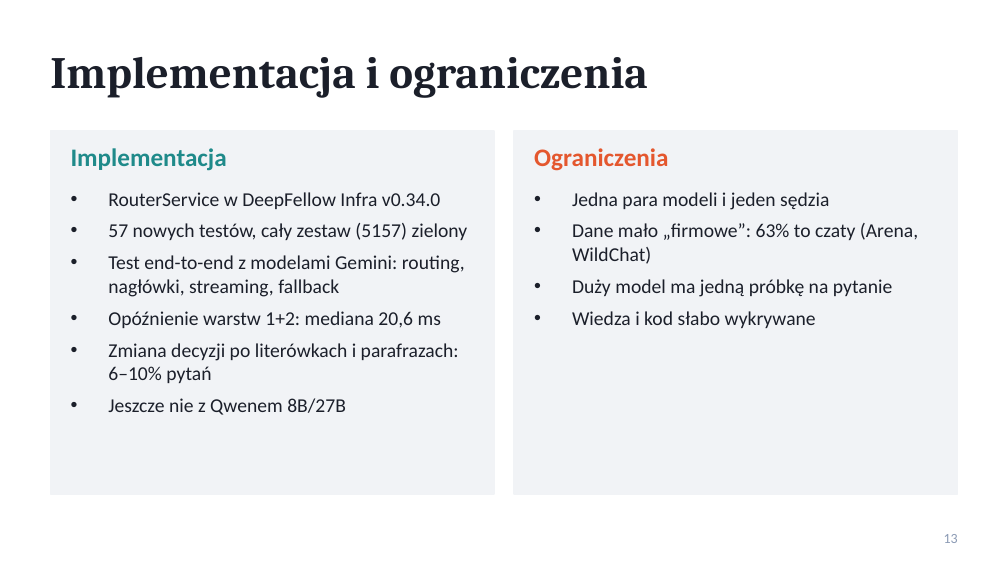
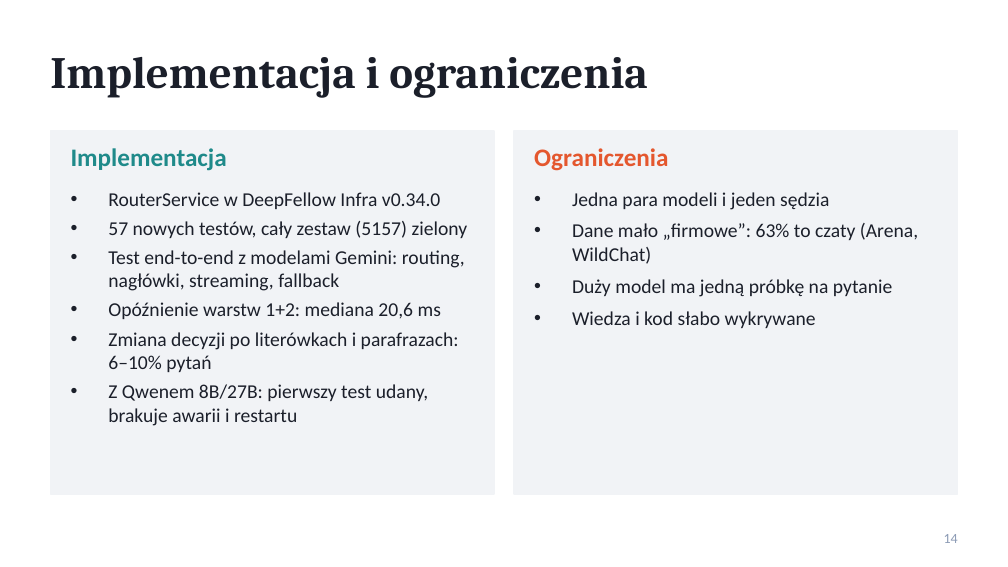
Before and after one commit to philip-melkowski/philip_melkowski_praca_inz, a slide deck: slide 14 of docs/prezentacja_postepy.pptx (slide 13 before the commit). Drawn at 1008x567 pixels with LibreOffice and Linux fonts; fonts in the diff are those of the drawing. Boxes give left, top, right and bottom in pixels: in the first picture for what was removed or moved away, otherwise in the second. Text is boxed around its words. In the diff, an @@ line names an element or a change of style, - is before the commit and + after.

```diff
--- a/docs/prezentacja_postepy.pptx
+++ b/docs/prezentacja_postepy.pptx
@@ text at (108,192,468,372): less space between paragraphs @@
@@ text at (108,384,428,426): text changed @@
-• Jeszcze nie z Qwenem 8B/27B
+• Z Qwenem 8B/27B: pierwszy test udany, brakuje awarii i restartu
@@ page number at (944,534,958,543): text changed @@
-13
+14
```
Also in this commit, not shown: 2 other slides changed, 1 slide added, 4 other files.
